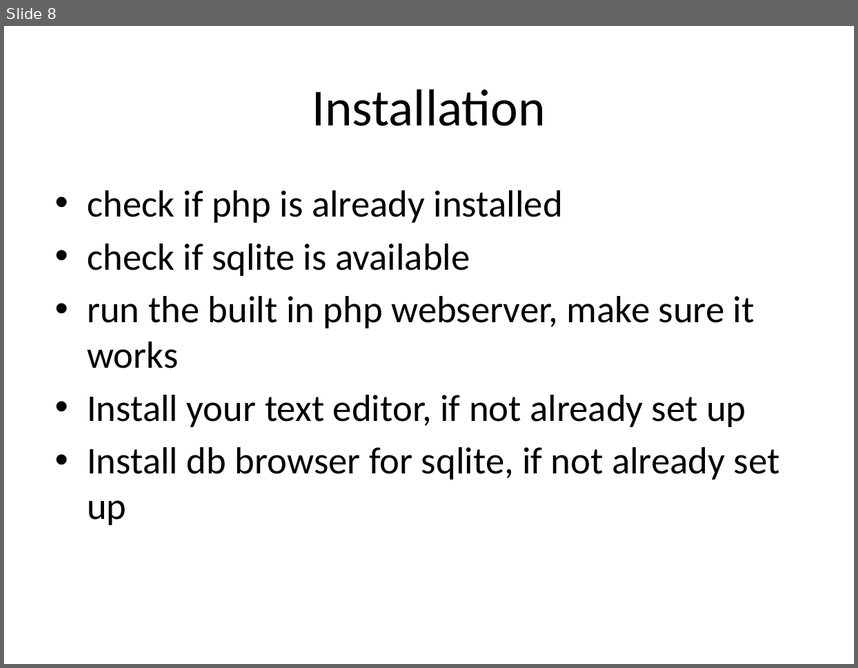
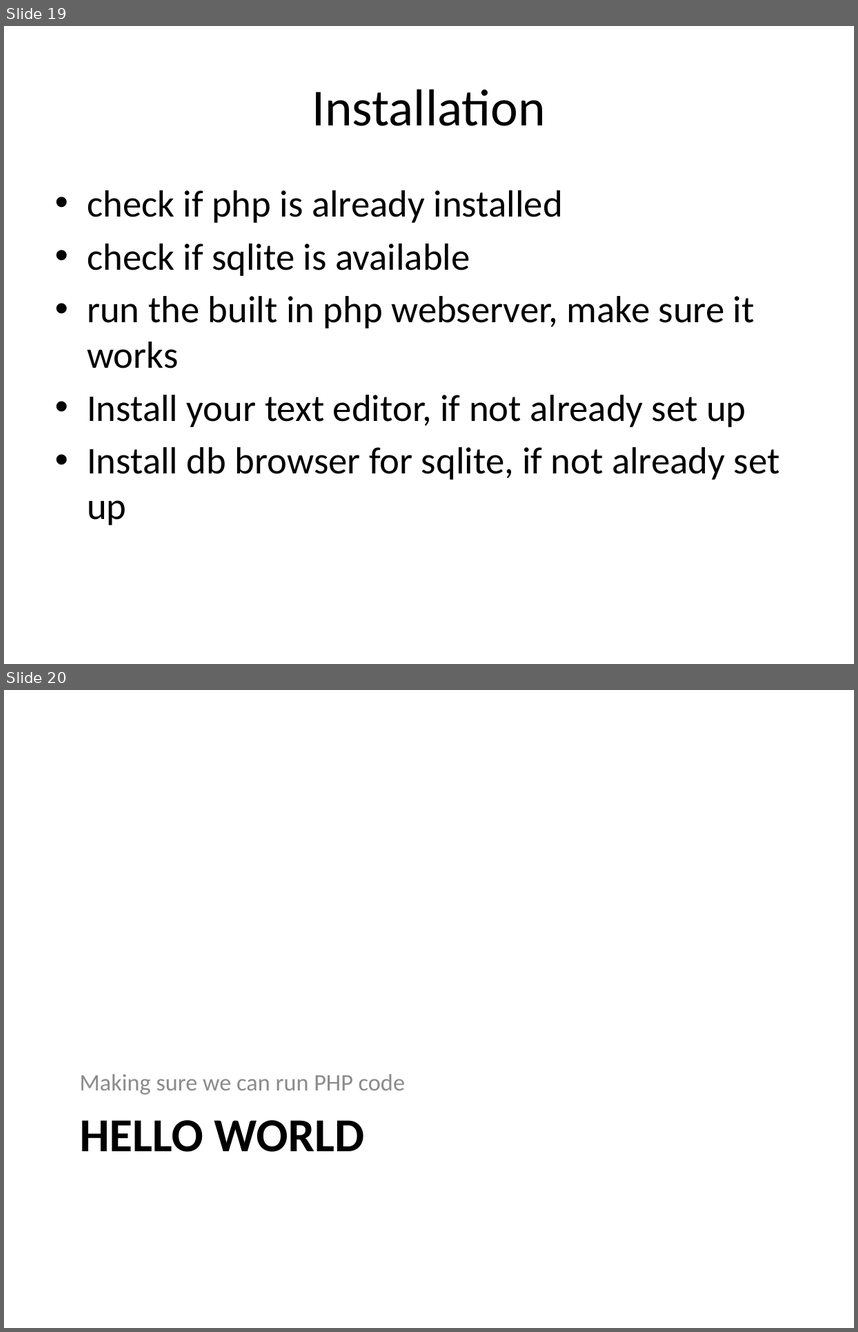
Before and after one commit to PHPEmbark/curriculum, a slide deck: course/0 - Setup/Setup.pptx. Shown one above the other, each under a label of ours: slide 8 before the commit, slides 19 and 20 after it. The pictures are 858x668 and 858x1332 pixels, drawn with LibreOffice and Linux fonts; fonts in the diff are those of the drawing. Boxes give left, top, right and bottom in pixels: in the first picture for what was removed or moved away, otherwise in the second. Text is boxed around its words. In the diff, an @@ line names an element or a change of style, - is before the commit and + after.

```diff
--- a/course/0 - Setup/Setup.pptx
+++ b/course/0 - Setup/Setup.pptx
@@ slide 20 added at <box>4,690,854,1328</box>, background #FFFFFF @@
@@ text added at <box>80,1074,405,1094</box>, 20 pt, text #8C8C8C @@
+Making sure we can run PHP code
@@ title added at <box>80,1120,364,1152</box>, 40 pt, text #000000, bold @@
+HELLO WORLD
@@ what was slide 8 is now slide 19 @@
```
Also in this commit, not shown: 3 slides changed, 15 other slides added, 1 other file.
